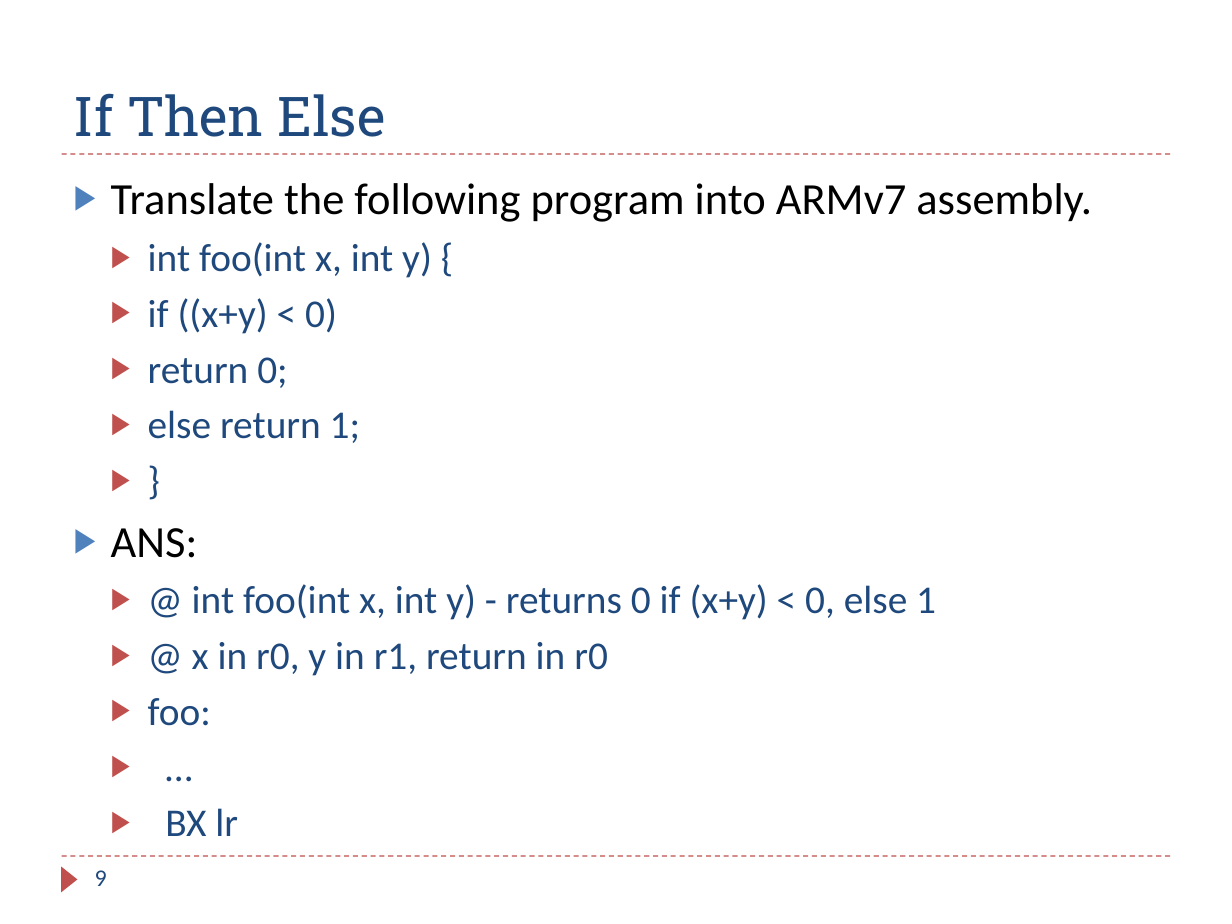
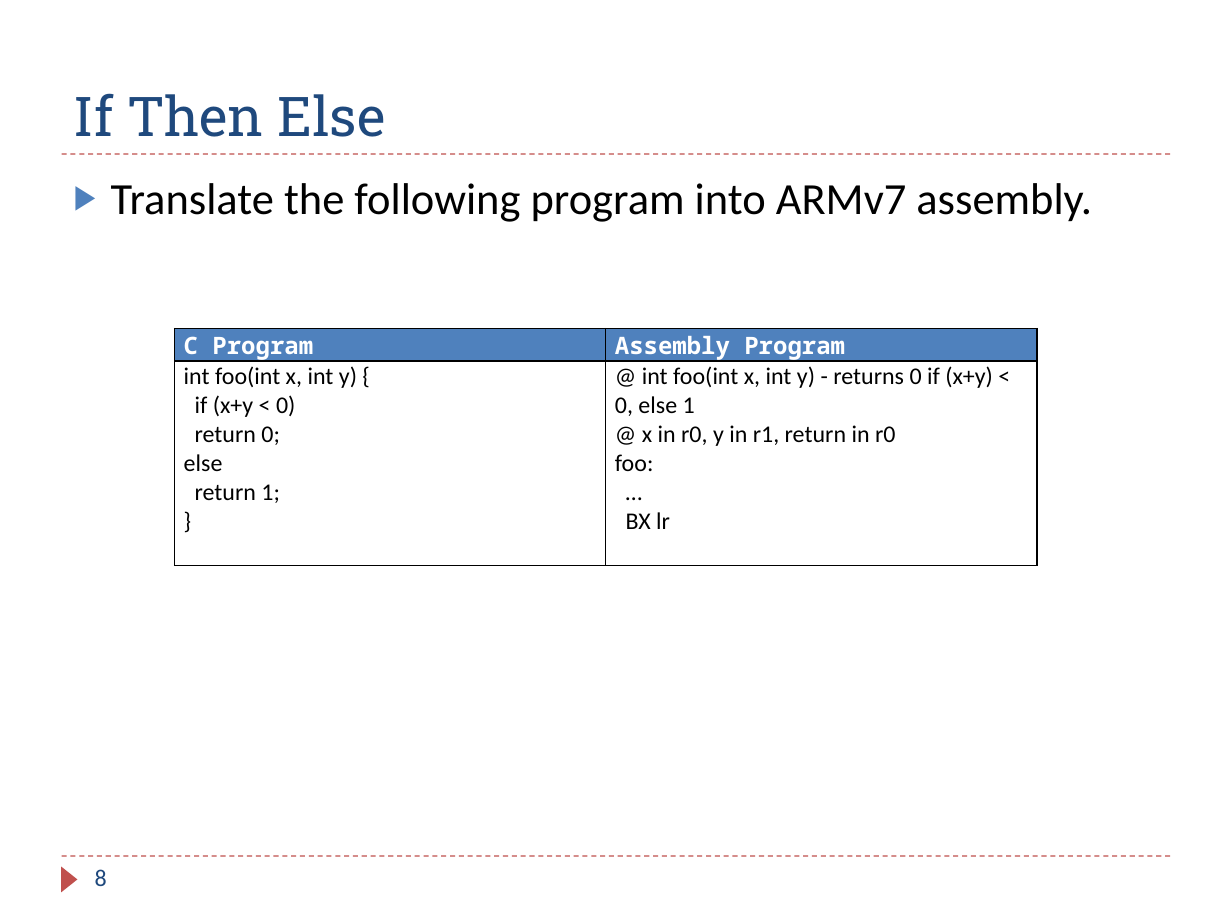
Before and after one commit to guhofstra/CSC111Fa25, a slide deck: slide 8 of PPTs/Ch8_ARM_Subroutines_Exercises.pptx (slide 9 before the commit). Drawn at 1232x924 pixels with LibreOffice and Linux fonts; fonts in the diff are those of the drawing. Boxes give left, top, right and bottom in pixels: in the first picture for what was removed or moved away, otherwise in the second. Text is boxed around its words. In the diff, an @@ line names an element or a change of style, - is before the commit and + after.

```diff
--- a/PPTs/Ch8_ARM_Subroutines_Exercises.pptx
+++ b/PPTs/Ch8_ARM_Subroutines_Exercises.pptx
@@ text at [111,242,936,836]: paragraphs removed @@
-  ▶ int foo(int x, int y) {
-  ▶ if ((x+y) < 0)
-  ▶ return 0;
-  ▶ else return 1;
-  ▶ }
-▶ ANS:
-  ▶ @ int foo(int x, int y) - returns 0 if (x+y) < 0, else 1
-  ▶ @ x in r0, y in r1, return in r0
-  ▶ foo:
-  ▶ …
-  ▶ BX lr
@@ table added at [175,329,1037,559], 2 rows, 2 columns @@
+C Program | Assembly Program
+int foo(int x, int y) { / if (x+y < 0) / return 0; / else / return 1; / } | @ int foo(int x, int y) - returns 0 if (x+y) < 0, else 1 / @ x in r0, y in r1, return in r0 / foo: / … / BX lr
@@ page number at [95,869,107,886]: text changed @@
-9
+8
```
Also in this commit, not shown: 1 other slide changed, 4 slides added, 3 slides removed, 40 other files.
